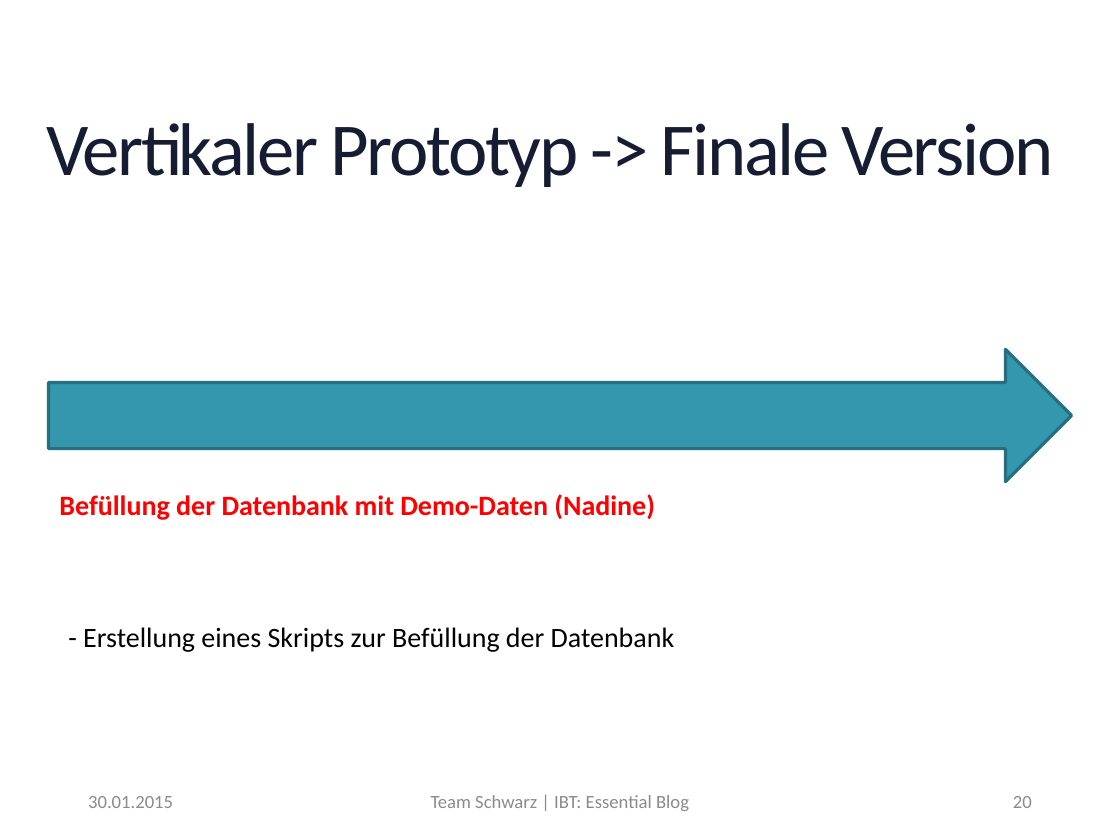
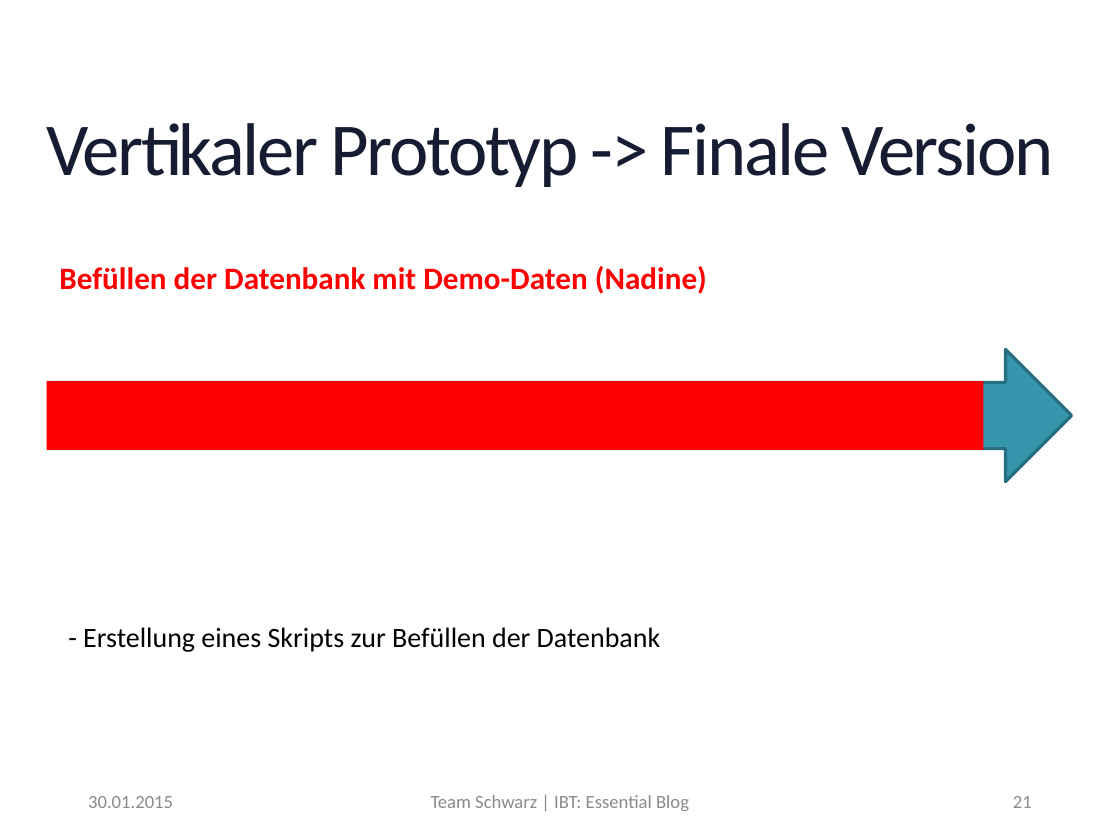
Before and after one commit to MrXXX92/EssentialBlog, a slide deck: slide 21 of Notizen/Präsentation_EssentialBlog.pptx (slide 20 before the commit). Drawn at 1120x840 pixels with LibreOffice and Linux fonts; fonts in the diff are those of the drawing; background and template pictures are left out. Boxes give left, top, right and bottom in pixels: in the first picture for what was removed or moved away, otherwise in the second. Text is boxed around its words. In the diff, an @@ line names an element or a change of style, - is before the commit and + after.

```diff
--- a/Notizen/Präsentation_EssentialBlog.pptx
+++ b/Notizen/Präsentation_EssentialBlog.pptx
@@ text at (59,266,707,294): text changed; size 18 to 20 pt @@
-Befüllung der Datenbank mit Demo-Daten (Nadine)
+Befüllen der Datenbank mit Demo-Daten (Nadine)
@@ rectangle added at (47,381,983,449), fill #FF0000 @@
@@ text at (83,627,661,652): text changed @@
-- Erstellung eines Skripts zur Befüllung der Datenbank
+- Erstellung eines Skripts zur Befüllen der Datenbank
@@ page number at (1013,796,1032,808): text changed @@
-20
+21
```
Also in this commit, not shown: 16 other slides changed, 4 slides added, 6 slides removed, 2 other files.
